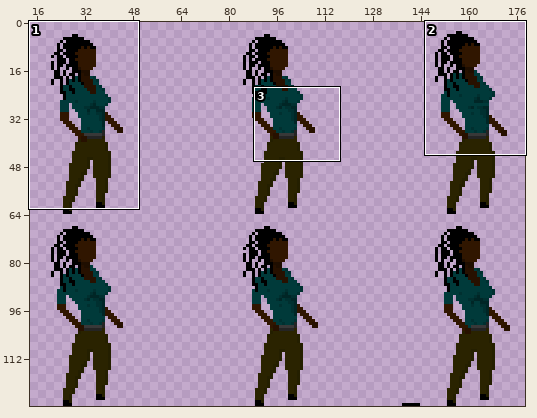
One commit to this sprite sheet: gdx-game-android/assets/hero-idle-spritesheet.png. Above: a wide view before the commit, with the close-up outlined.
Close-up. Old version:
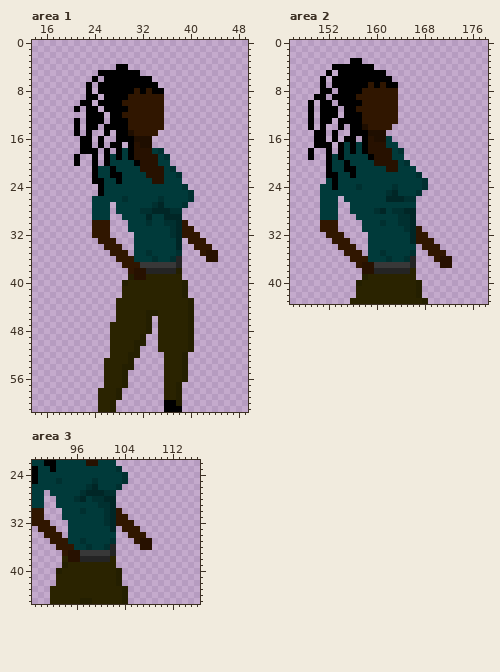
The file is 192x128 pixels. Colours within 5 levels of each other are drawn and written as one. Shown: area 1: x 14..49, y 0..61; area 2: x 146..178, y 0..43; area 3: x 89..116, y 22..45. The wide view leaves out empty margins. The commit also changed other parts of the picture, which this record leaves out.
The result:
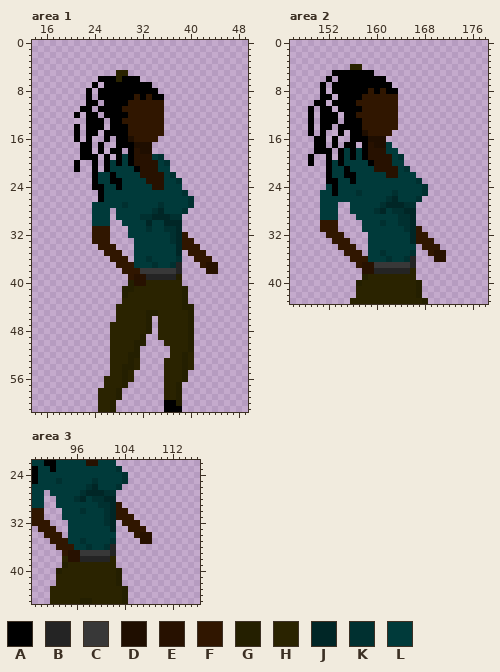
Palette (. is transparent): A #000000  B #242424  C #383838  D #1f0e00  E #271100  F #301600  G #241f00  H #2a2300  J #002626  K #003030  L #003a3a
Edits made:
Changed rows in their new state; - is an unchanged pixel.
Area 1:
first column x 21:
 4 -------..---------------
 5 ----...HH..-------------
 6 ---.A--H---..-----------
 7 --.A.--------.----------
 8 ----------A-A-.---------
 9 ---.A----A-A-AA---------
10 -.-A.---A---------------
11 .A-.A---F---------------
12 A---.A--A---------------
13 .-------F---------------
14 ----A.------------------
15 ---A--A--F----F---------
16 A.--.A---DFFFF----------
17 ------.-A-D-------------
18 ---.A.A-.--DD..---------
19 .AA---.------LK.--------
20 -------A-AE----K--------
21 A---.AL---A---L-.-------
22 -------L---E----K.------
23 ----L-A-----E----K------
24 ---A---A-----EE---.-----
25 ------------------K.----
26 ---.A---L-----L---------
27 ------L-K----LK---LK----
28 -----------LLK-LLLK-----
29 -------L---KKJJ-KK------
30 ---LLL--L---J--JJ-.-----
31 ------------K--K--..----
32 ---------L---------..---
33 ---F--.---------K-F-..--
34 ----F--.----------FF-..-
35 -----F--.---L----J-FF-..
36 ------F--.--KL--LK--FFF.
37 -------F--LLLKLLK----FEE
38 --------F-FCCCCCCB----EE
39 ---------F--BBBBBG------
40 --------.GEE------.-----
41 --------GG--------------
42 --------G---------------
43 -------.----------G.----
44 ------------------G-----
first column x 26:
50 ---------.-----
51 ---------..----
52 ----------.---H
53 .----H--------H
54 .----H--------H
55 .---H----------
56 ----H----------
Area 2:
first column x 149:
 3 -------..-----------
 4 ----...HH..---------
 5 ---.A------..-------
 6 --.A.--------.------
 7 ----------A-A-.-----
 8 ---.A----A-A-AA-----
 9 -.-A.---A-----------
10 .A-.A---F-----------
11 ----.A--A-----------
12 --------F-----------
13 ----A.--------------
14 ---A--A--F----F-----
15 A.--.A---DFFFF------
16 ------.-A-D--.------
17 ---.A.A-.--DD-.-----
18 .AA----------L-.----
19 ----.--A-AE----K----
20 A----AL---A---L-.---
21 -------L---EE---K.--
22 ----L-A------EE---.-
23 ---A---A----------K.
24 --.-----L-----L-----
25 ----A---K----LK---LK
26 -----L-------K-LLLK-
27 ------------KJJJKK--
first column x 170:
35 EE-
36 E-.
37 -..
Area 3:
first column x 103:
29 F-----
30 -F----
31 --F---
32 .--F--
33 -.--F-
34 --.-EE
35 ---.--
36 ----..
Changed places in both close-ups, as pixel boxes (x1, y1, x2, y2):
changed: (74, 64, 218, 310)
changed: (158, 340, 194, 370)
changed: (104, 358, 140, 382)
changed: (308, 58, 428, 208)
changed: (434, 250, 452, 268)
changed: (116, 502, 152, 550)
